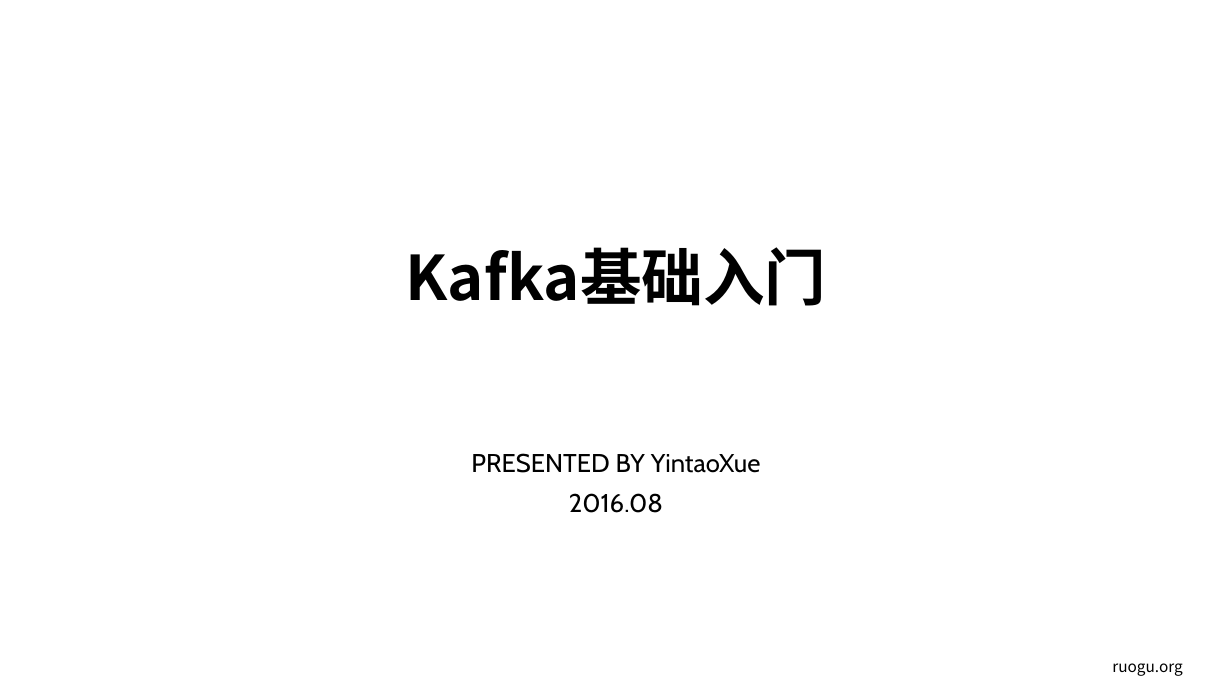
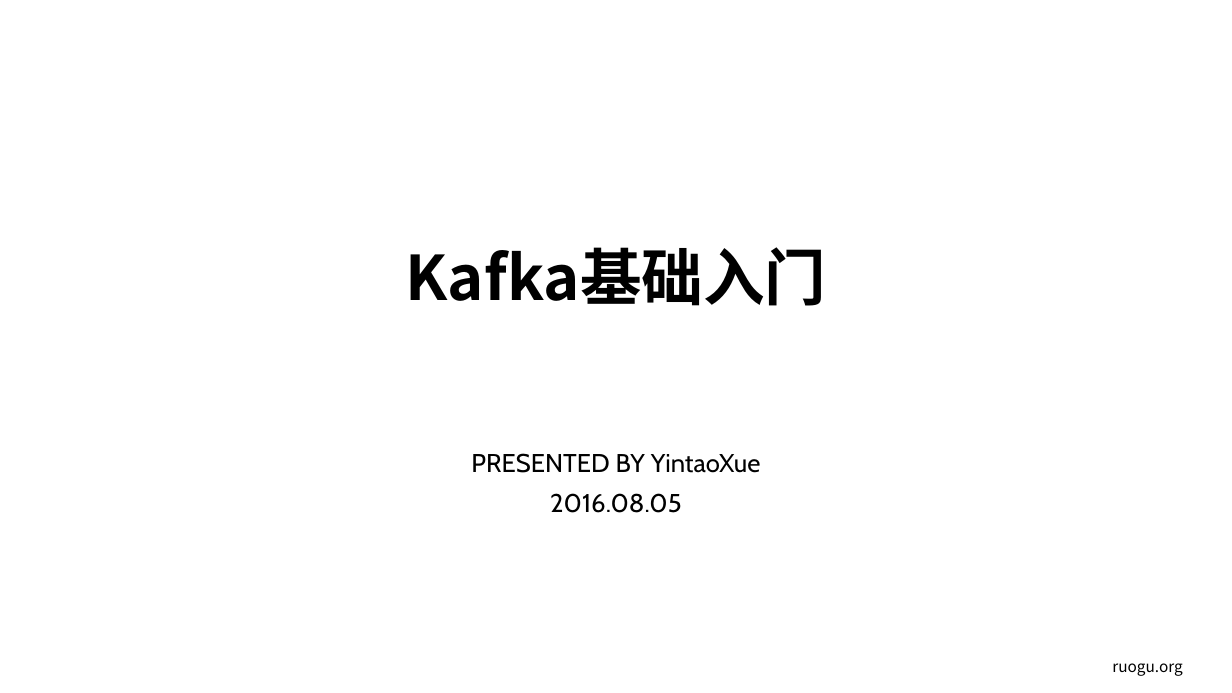
Before and after one commit to yintaoxue/ruogu, a slide deck: slide 1 of article/2016-08-03-kafka-intro.pptx. Drawn at 1232x693 pixels with LibreOffice and Linux fonts; fonts in the diff are those of the drawing; background and template pictures are left out. Boxes give left, top, right and bottom in pixels: in the first picture for what was removed or moved away, otherwise in the second. Text is boxed around its words. In the diff, an @@ line names an element or a change of style, - is before the commit and + after.

```diff
--- a/article/2016-08-03-kafka-intro.pptx
+++ b/article/2016-08-03-kafka-intro.pptx
@@ text at (550, 493, 681, 513): text changed @@
-2016.08
+2016.08.05
```
Also in this commit, not shown: 4 other slides changed, 9 slides added, 22 slides removed, 5 other files.
